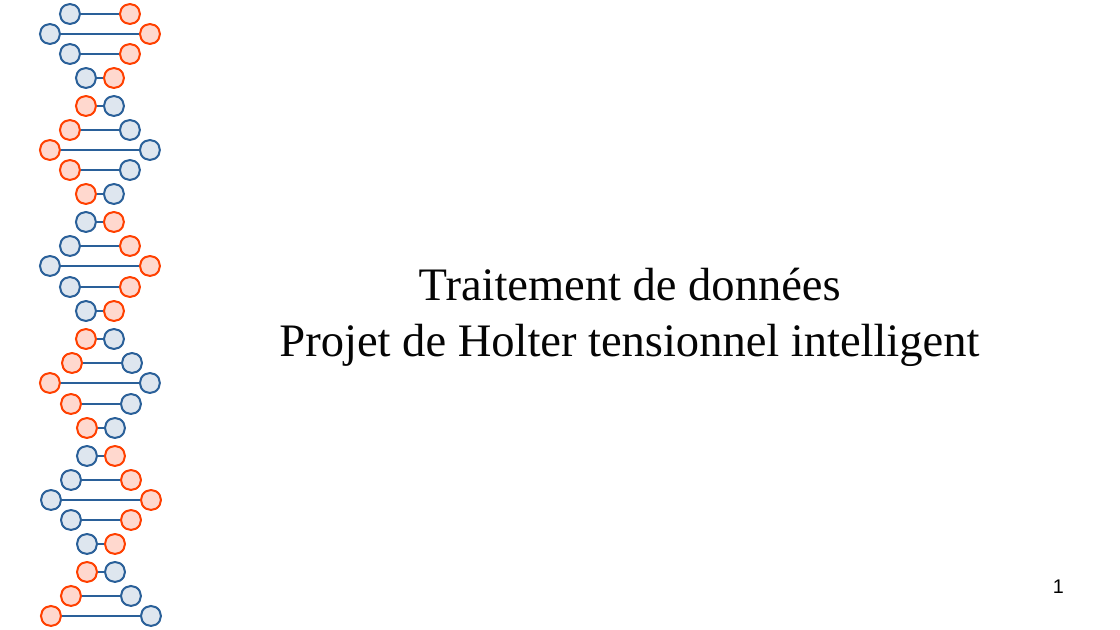
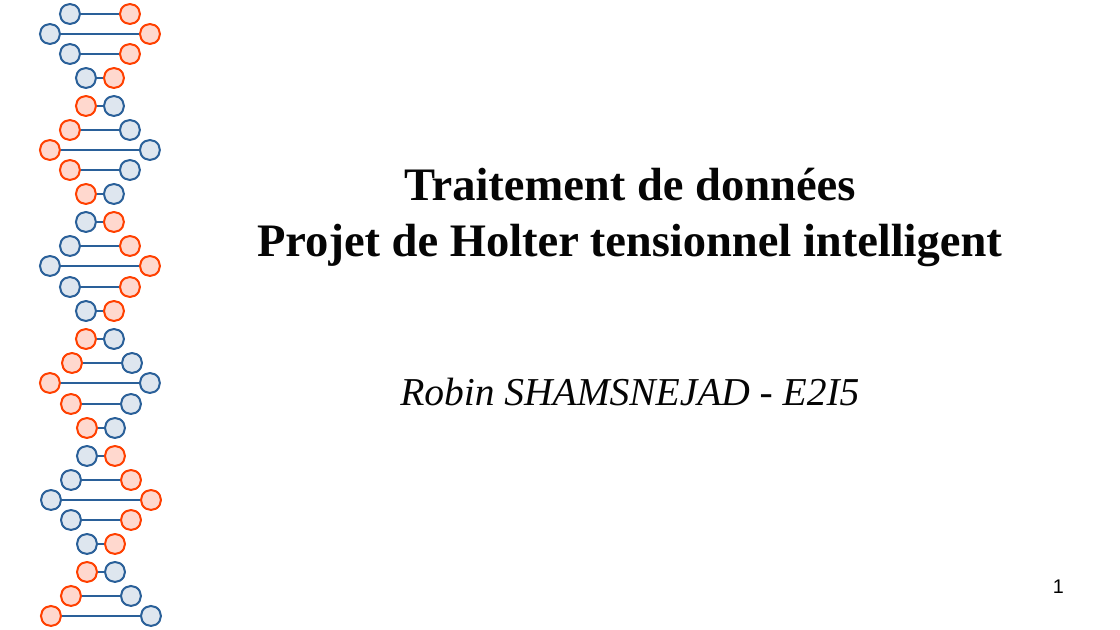
Before and after one commit to Polytech-E2I/data-processing, a slide deck: slide 1 of Projet1/report.odp. Drawn at 1120x630 pixels with LibreOffice and Linux fonts; fonts in the diff are those of the drawing. Boxes give left, top, right and bottom in pixels: in the first picture for what was removed or moved away, otherwise in the second. Text is boxed around its words. In the diff, an @@ line names an element or a change of style, - is before the commit and + after.

```diff
--- a/Projet1/report.odp
+++ b/Projet1/report.odp
@@ title "Traitement de données Projet de ...": place and size @@
-title "Traitement de données Projet de ..." at box(279, 267, 979, 366)
+title "Traitement de données Projet de ..." at box(257, 167, 1002, 266)
@@ title "Traitement de données Projet de ..." at box(257, 167, 1002, 266): bold on @@
@@ title added at box(400, 377, 860, 406), 28 pt, text #050505, italic @@
+Robin SHAMSNEJAD - E2I5
```
Also in this commit, not shown: 2 other slides changed, 3 slides added, 1 slide removed, 1 other file.
